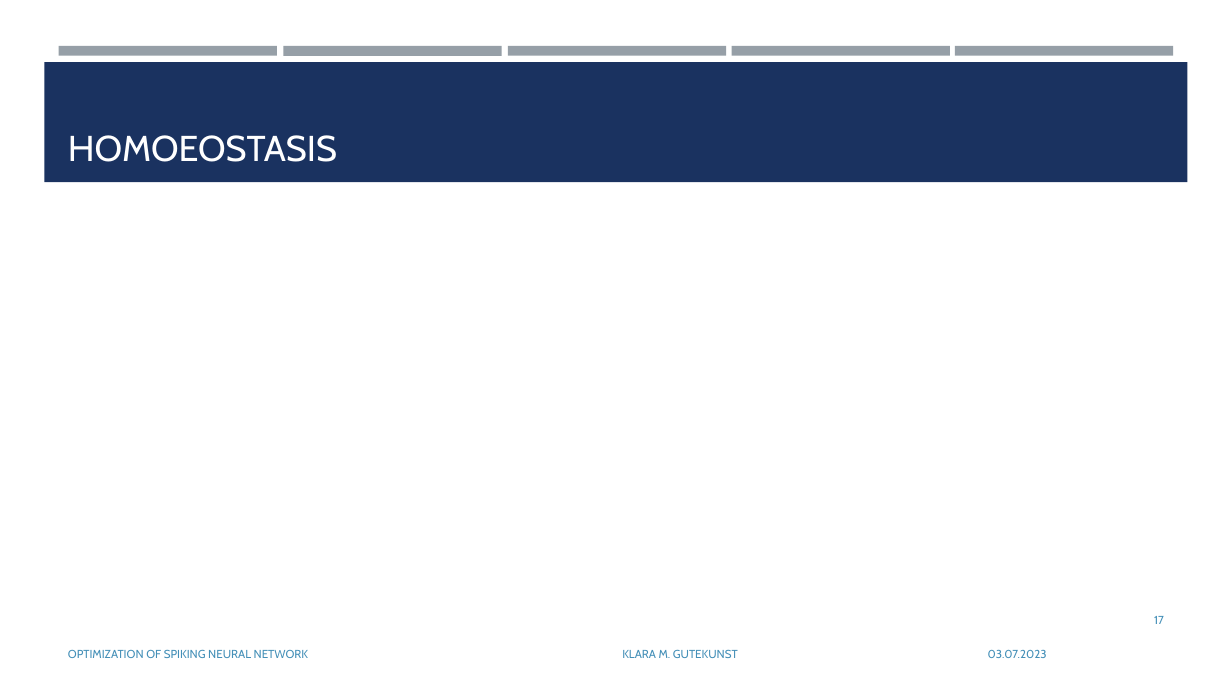
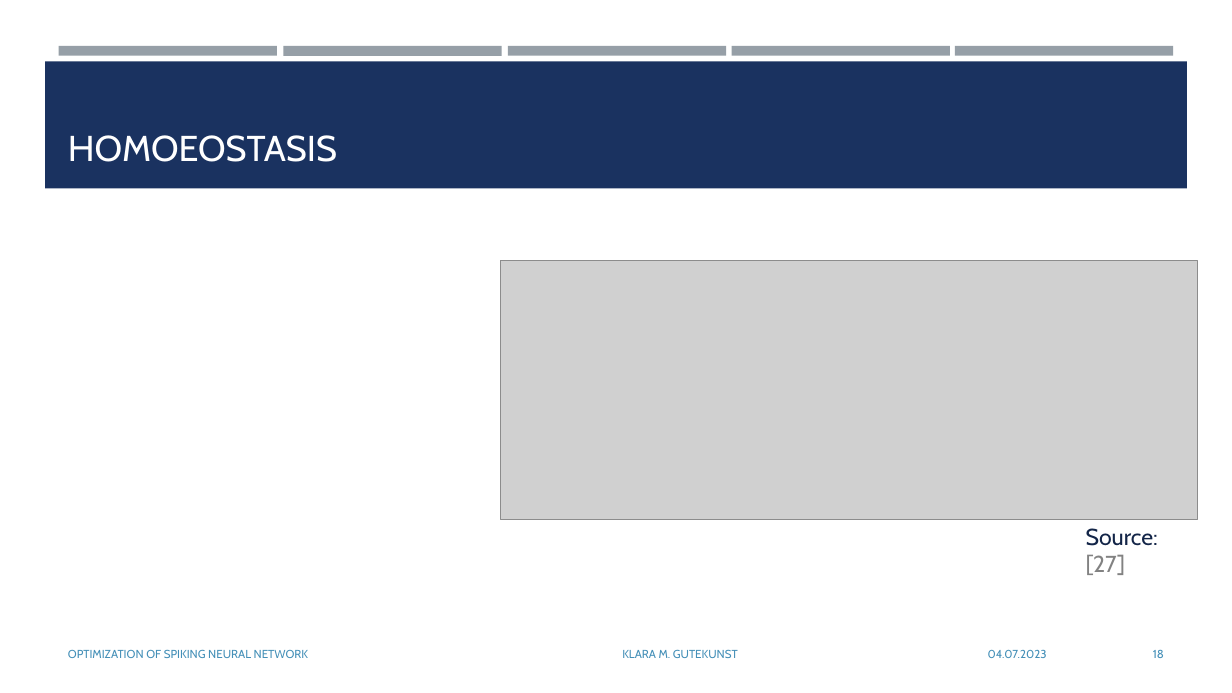
Before and after one commit to KlaraGtknst/bachelor-seminar-kde, a slide deck: slide 18 of Gutekunst_Seminar_KDE.pptx (slide 17 before the commit). Drawn at 1232x693 pixels with LibreOffice and Linux fonts; fonts in the diff are those of the drawing; grey boxes stand for pictures. Boxes give left, top, right and bottom in pixels: in the first picture for what was removed or moved away, otherwise in the second. Text is boxed around its words. In the diff, an @@ line names an element or a change of style, - is before the commit and + after.

```diff
--- a/Gutekunst_Seminar_KDE.pptx
+++ b/Gutekunst_Seminar_KDE.pptx
@@ rectangle: place and size @@
-rectangle at bbox=[44, 62, 1188, 182]
+rectangle at bbox=[45, 61, 1188, 189]
@@ picture added at bbox=[501, 261, 1198, 519] @@
@@ text added at bbox=[1086, 528, 1158, 575], 18 pt, text #142648 @@
+Source: [27]
@@ text at bbox=[988, 650, 1047, 658]: text changed @@
-03.07.2023
+04.07.2023
@@ page number at bbox=[1153, 650, 1164, 658]: text changed @@
-17
+18
```
Also in this commit, not shown: 17 other slides changed, 2 slides added, 1 slide removed, 1 other file.
